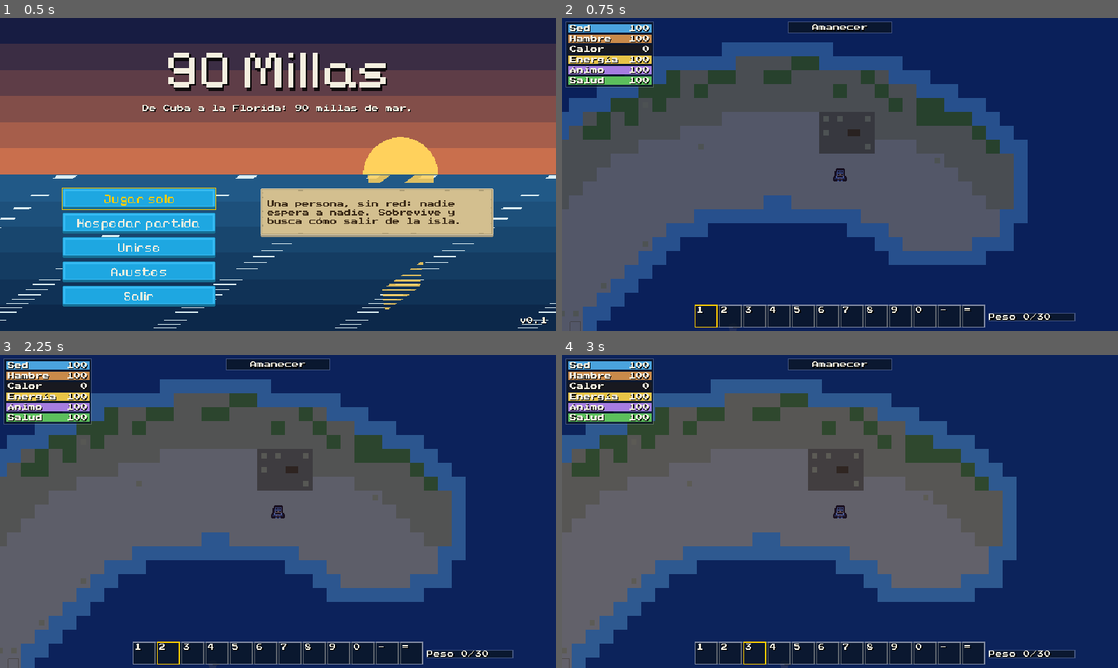
Above: before the commit, frames 1-4 (two rows, left to right).
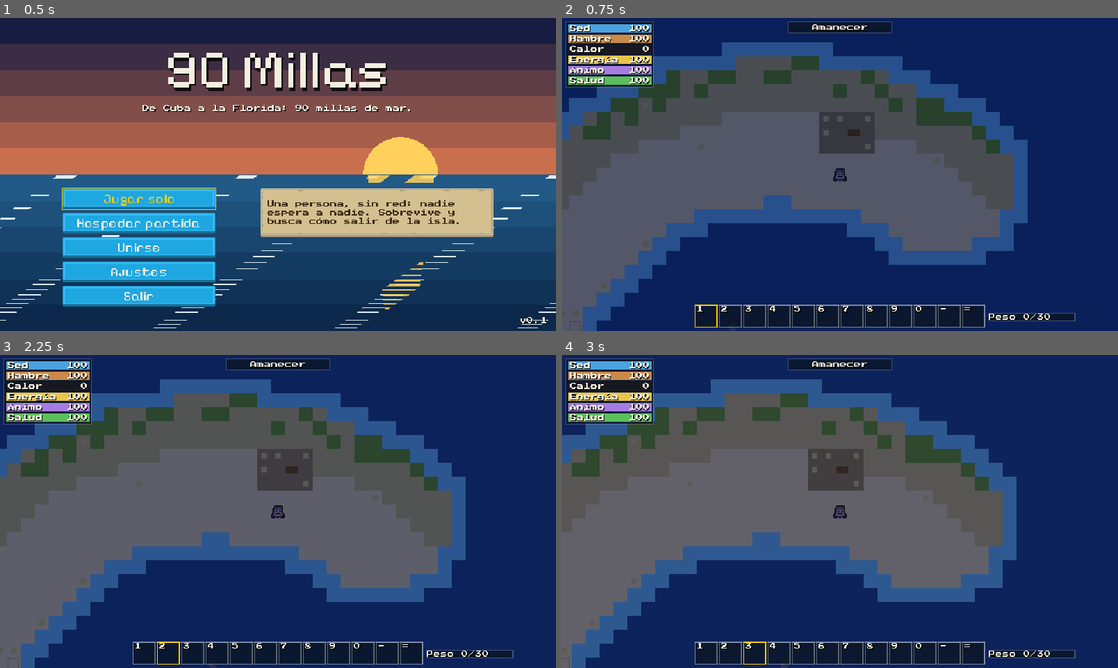
Above: after the commit, the same moments.

Repository: onezoftserv/90miles
Game: Godot game, scene res://scenes/shell/game_shell.tscn
The game is run twice, just before and just after one commit, with the same random seed, the same clock (stepped at 60 frames per second) and the same inputs.
Inputs (mouse positions are in pixels of both pictures, inside the frame that each line leads up to):
- Up to frame 1 (0.5 s): no input
- Up to frame 2 (0.75 s): click "Jugar solo" at 0.5 s
- Up to frame 3 (2.25 s): tap Enter at 1.25 s; drag from (144, 652) to (333, 442) at 1.27 s; tap Space at 2 s; drag from (166, 652) to (250, 574) at 2.02 s
- Up to frame 4 (3 s): tap Enter at 2.75 s; move the mouse to (756, 652) at 2.77 s; hold D (move_right) from 2.78 s (still down); tap Q (quick_chat) at 2.85 s; click (756, 652) at 2.92 s

Frame 1 is identical in both runs. In frame 2, 0.2% of the frame differs, in the area x 24-74%, y 92-95%; in frame 3, 0.2%; in frame 4, 0.2%.

Commit message:
fix(inventory-hud): a slot's key, letters and count no longer overlap
The 26 px slot's three text rows overlapped by a pixel row each (key 2-10,
letters 9-17, count 16-24), so the key digit touched the letters and the
count ran into descenders. The font is 8 px tall, so the rows now fill the
24 px interior exactly: key 1-9, letters 9-17, count 17-25. A strip test
checks the rows stay inside the interior and clear of each other; D1 is
amended and the five captures in docs/inventory-hud/ are retaken.

Co-Authored-By: Claude Opus 5.5 <noreply@anthropic.com>

Diff:
--- a/game/scripts/ui/strip_slot.gd
+++ b/game/scripts/ui/strip_slot.gd
@@ -12,9 +12,11 @@
 
 const SIZE: Vector2 = Vector2(26.0, 26.0)
 const LETTERS: int = 3
-const KEY_RECT: Rect2 = Rect2(2.0, 2.0, 8.0, 8.0)
+## Three 8 px rows (the font's full height) fill the 24 px interior from y 1, none over another:
+## the key, the letters, the count.
+const KEY_RECT: Rect2 = Rect2(2.0, 1.0, 8.0, 8.0)
 const NAME_RECT: Rect2 = Rect2(1.0, 9.0, 24.0, 8.0)
-const COUNT_RECT: Rect2 = Rect2(1.0, 16.0, 23.0, 8.0)
+const COUNT_RECT: Rect2 = Rect2(1.0, 17.0, 23.0, 8.0)
 const ICON_RECT: Rect2 = Rect2(5.0, 5.0, 16.0, 16.0)
 const FRAME_STYLE: StringName = &"HudSlot"
 const SELECTED_STYLE: StringName = &"HudSlotSelected"
--- a/game/tests/unit/test_inventory_strip.gd
+++ b/game/tests/unit/test_inventory_strip.gd
@@ -130,7 +130,14 @@
 	assert_eq(coco.count_label.text, "3")
 	assert_eq(coco.count_label.theme_type_variation, &"HudCount")
 	assert_eq(coco.key_label.text, "1")
-	assert_eq(coco.key_label.position, Vector2(2.0, 2.0), "the key top-left")
+	assert_eq(coco.key_label.position, Vector2(2.0, 1.0), "the key top-left")
+	# Three 8 px rows in the 24 px interior: key, letters, count, none over another.
+	var interior := Rect2(Vector2.ONE, StripSlot.SIZE - 2.0 * Vector2.ONE)
+	var rows: Array[Rect2] = [coco.key_label.get_rect(), coco.name_label.get_rect(), coco.count_label.get_rect()]
+	for i: int in rows.size():
+		assert_true(interior.encloses(rows[i]), "row %d %s inside the interior %s" % [i, rows[i], interior])
+		for j: int in range(i + 1, rows.size()):
+			assert_false(rows[i].intersects(rows[j]), "row %d %s clear of row %d %s" % [i, rows[i], j, rows[j]])
 	var knife := strip.slot_view(1)
 	assert_eq(knife.name_label.text, "Cuc")
 	assert_eq(knife.count_label.text, "39", "uses left")
Not shown, changed: openspec/changes/inventory-hud/design.md
